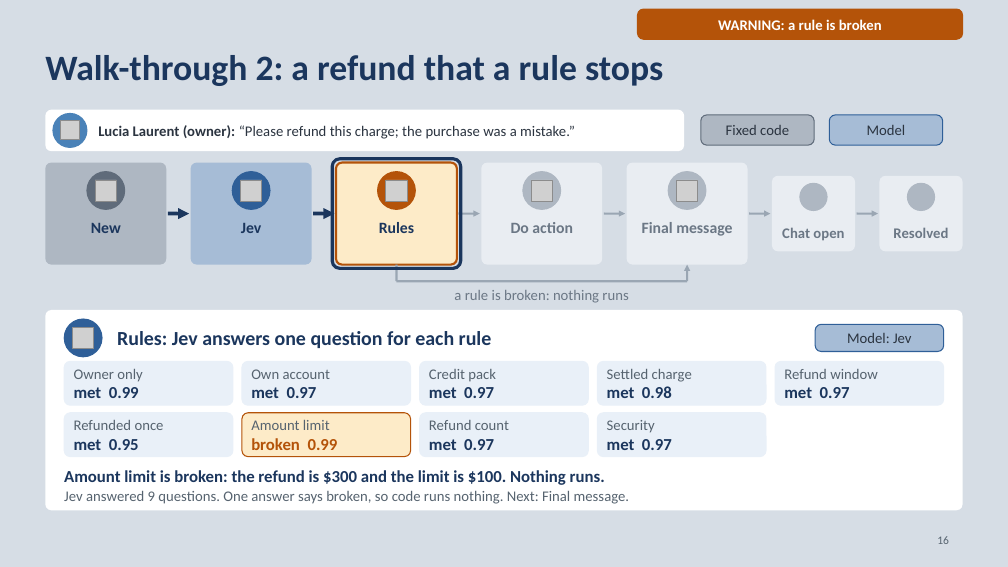
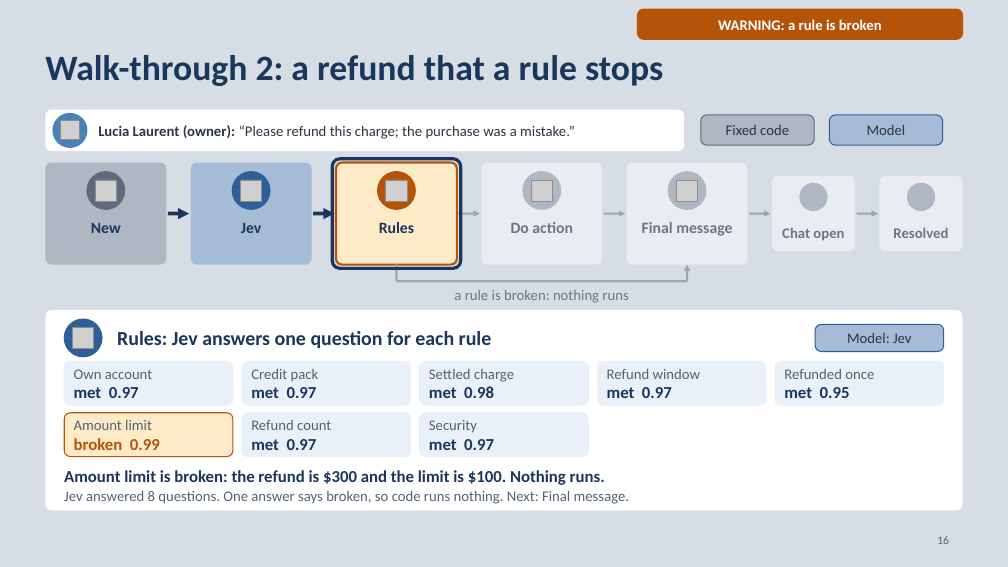
Before and after one commit to neilonthesky/english-presentation, a slide deck: slide 16 of slides/deck.pptx. Drawn at 1008x567 pixels with LibreOffice and Linux fonts; fonts in the diff are those of the drawing; grey boxes stand for pictures; background and template pictures are left out. Boxes give left, top, right and bottom in pixels: in the first picture for what was removed or moved away, otherwise in the second. Text is boxed around its words. In the diff, an @@ line names an element or a change of style, - is before the commit and + after.

```diff
--- a/slides/deck.pptx
+++ b/slides/deck.pptx
@@ text in rounded rectangle at box(74, 369, 152, 398): text changed @@
-Owner only
-met 0.99
+Own account
+met 0.97
@@ text in rounded rectangle at box(251, 369, 319, 382): text changed @@
-Own account
+Credit pack
@@ text in rounded rectangle at box(429, 369, 514, 398): text changed @@
-Credit pack
-met 0.97
+Settled charge
+met 0.98
@@ text in rounded rectangle at box(607, 369, 701, 398): text changed @@
-Settled charge
-met 0.98
+Refund window
+met 0.97
@@ text in rounded rectangle at box(784, 369, 874, 398): text changed @@
-Refund window
-met 0.97
+Refunded once
+met 0.95
@@ rounded rectangle "Amount limit" at box(64, 413, 233, 457): fill #E9F0F8 to #FDEBC8; outline #E9F0F8 1 pt to #B45309 1 pt @@
@@ rounded rectangle "Refund count" at box(242, 413, 411, 457): fill #FDEBC8 to #E9F0F8; outline #B45309 1 pt to #E9F0F8 1 pt @@
@@ rounded rectangle removed at box(597, 413, 766, 457) @@
-Security
-met 0.97
@@ text in rounded rectangle at box(74, 420, 160, 450): text changed @@
-Refunded once
-met 0.95
+Amount limit
+broken 0.99
@@ text in rounded rectangle at box(251, 420, 331, 450): text changed @@
-Amount limit
-broken 0.99
+Refund count
+met 0.97
@@ text in rounded rectangle at box(429, 420, 477, 433): text changed @@
-Refund count
+Security
@@ text at box(64, 491, 630, 504): text changed @@
-Jev answered 9 questions. One answer says broken, so code runs nothing. Next: Final message.
+Jev answered 8 questions. One answer says broken, so code runs nothing. Next: Final message.
```
Also in this commit, not shown: 9 other slides changed, 1 slide added, 1 slide removed, 34 other files.
